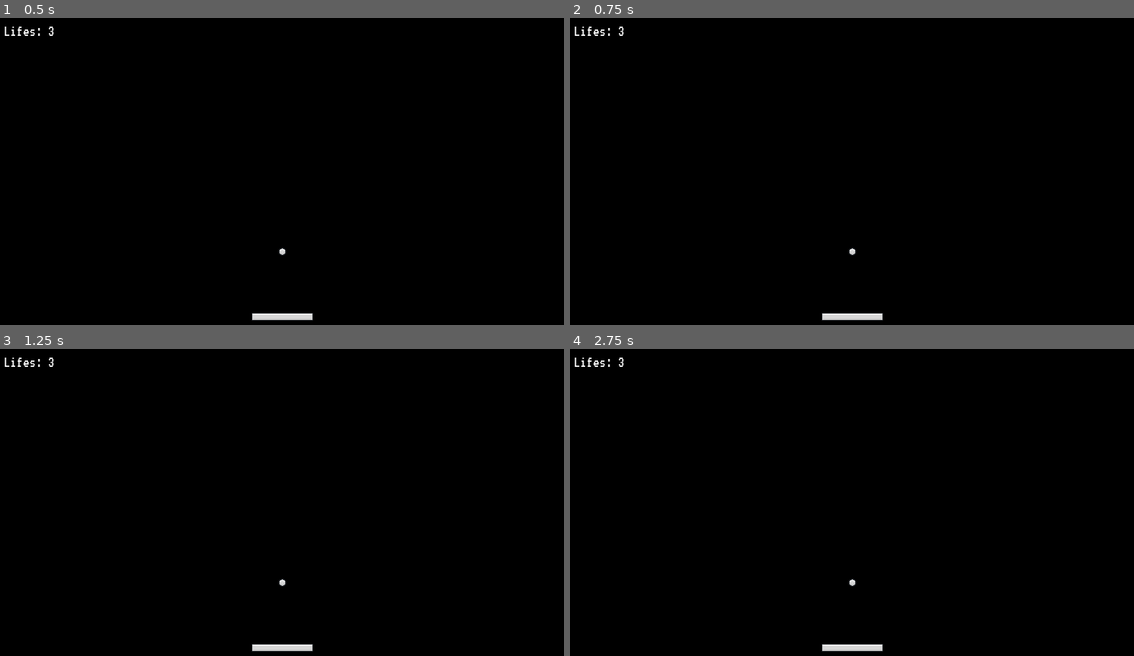
Above: before the commit, frames 1-4 (two rows, left to right).
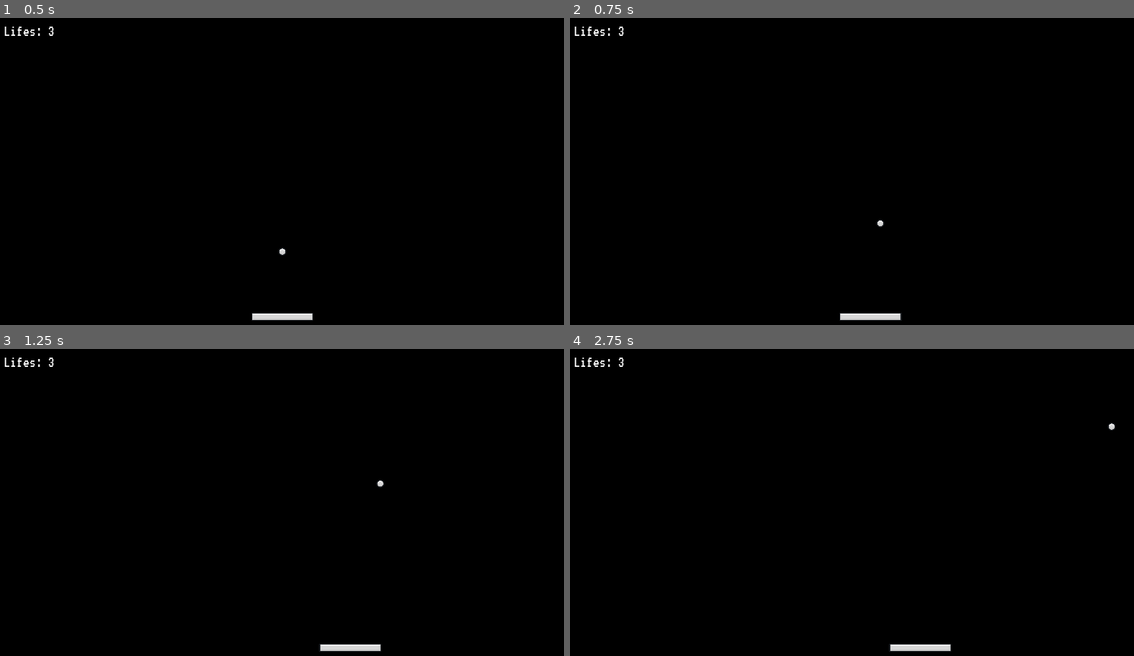
Above: after the commit, the same moments.

Repository: daphnewan/Brick-Breaker
Game: Godot game, scene res://Scenes/main.tscn
Same seed, same stepped clock (60 frames per second), same inputs: the game is played once before the commit and once after it.
Inputs:
- Up to frame 1 (0.5 s): no input
- Up to frame 2 (0.75 s): tap Enter at 0.5 s; hold D (right) from 0.53 s (still down)
- Up to frame 3 (1.25 s): keep holding D (right)
- Up to frame 4 (2.75 s): release D (right) at 1.28 s; hold A (left) 1.28-2.03 s; hold D (right) from 2.03 s (still down)

Frame 1 is identical in both runs. In frame 2, 0.2% of the frame differs, in the area x 44-59%, y 65-99%; in frame 3, 0.6%, in the area x 44-69%, y 42-99%; in frame 4, 0.6%.
Error before the commit: Parse Error: Identifier "lifes_lost" not declared in the current scope. (res://ball.gd:46)

Commit message:
nimebr 3

Diff:
--- a/Scenes/main.tscn
+++ b/Scenes/main.tscn
@@ -20,8 +20,6 @@
 [node name="Ball" parent="." node_paths=PackedStringArray("death_zone", "ui") instance=ExtResource("2_xhyow")]
 position = Vector2(2.08165e-12, 152)
 collision_mask = 14
-ball_speed = null
-lifes = null
 death_zone = NodePath("../DeathZone")
 ui = NodePath("../UI")
 
--- a/Scripts/paddle.gd
+++ b/Scripts/paddle.gd
@@ -14,7 +14,7 @@
 @onready var collision_shape_2d = $CollisionShape2D
 
 func _ready():
-	ball.life_lost.connect(on_ball_lost)
+	ball.lifes_lost.connect(on_ball_lost)
 	camera_rect = camera.get_viewport_rect()
 	half_paddle_width = collision_shape_2d.shape.get_rect().size.x / 2 * scale.x
 
--- a/ball.gd
+++ b/ball.gd
@@ -2,7 +2,7 @@
 
 class_name Ball
 
-signal life_lost
+signal lifes_lost
 
 const VELOCITY_LIMIT  = 40
 
@@ -46,6 +46,7 @@
 		lifes_lost.emit()
 		reset_ball()
 		ui.set_lifes(lifes)
+
 func reset_ball():
 	position = start_position
 	velocity = Vector2.ZERO
--- a/ball.tscn
+++ b/ball.tscn
@@ -10,8 +10,6 @@
 scale = Vector2(0.25, 0.25)
 motion_mode = 1
 script = ExtResource("1_lh1hq")
-ball_speed = null
-lifes = null
 
 [node name="Sprite2D" type="Sprite2D" parent="."]
 texture = ExtResource("1_6bcjv")
